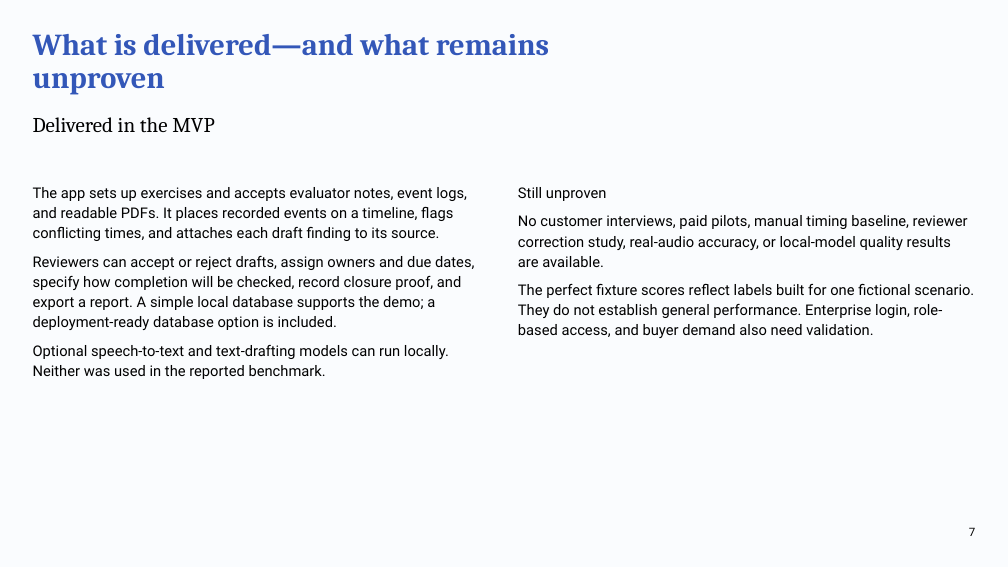
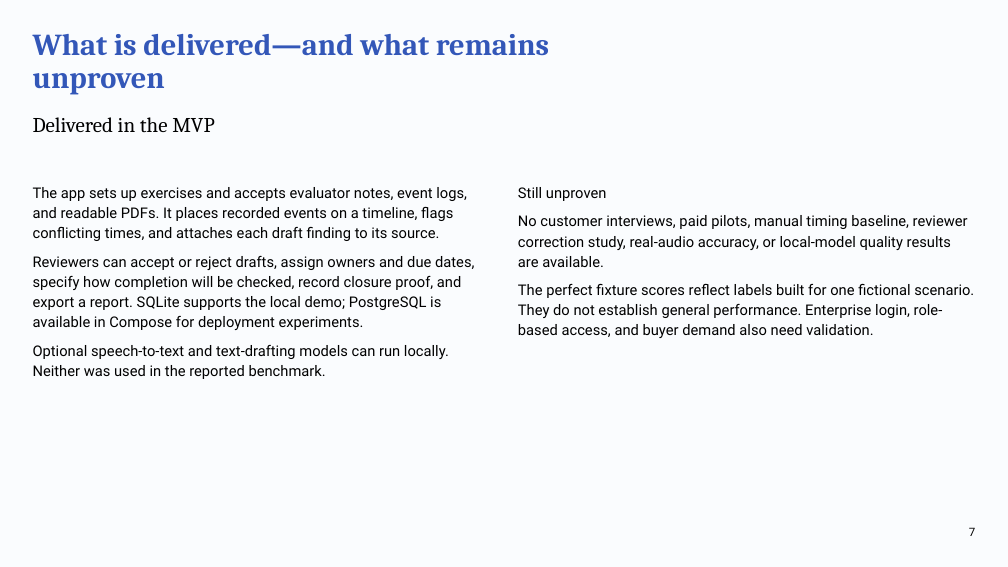
Before and after one commit to deepeshaiml/DrillLoop, a slide deck: slide 7 of DrillLoop_Business_Review.pptx. Drawn at 1008x567 pixels with LibreOffice and Linux fonts; fonts in the diff are those of the drawing. Boxes give left, top, right and bottom in pixels: in the first picture for what was removed or moved away, otherwise in the second. Text is boxed around its words. In the diff, an @@ line names an element or a change of style, - is before the commit and + after.

Commit message:
Align Eureka materials with reviewer feedback

```diff
--- a/DrillLoop_Business_Review.pptx
+++ b/DrillLoop_Business_Review.pptx
@@ text at box(33, 256, 474, 330): text changed @@
-Reviewers can accept or reject drafts, assign owners and due dates, specify how completion will be checked, record closure proof, and export a report. A simple local database supports the demo; a deployment-ready database option is included.
+Reviewers can accept or reject drafts, assign owners and due dates, specify how completion will be checked, record closure proof, and export a report. SQLite supports the local demo; PostgreSQL is available in Compose for deployment experiments.
```
Also in this commit, not shown: 11 other slides changed, 14 other files.
